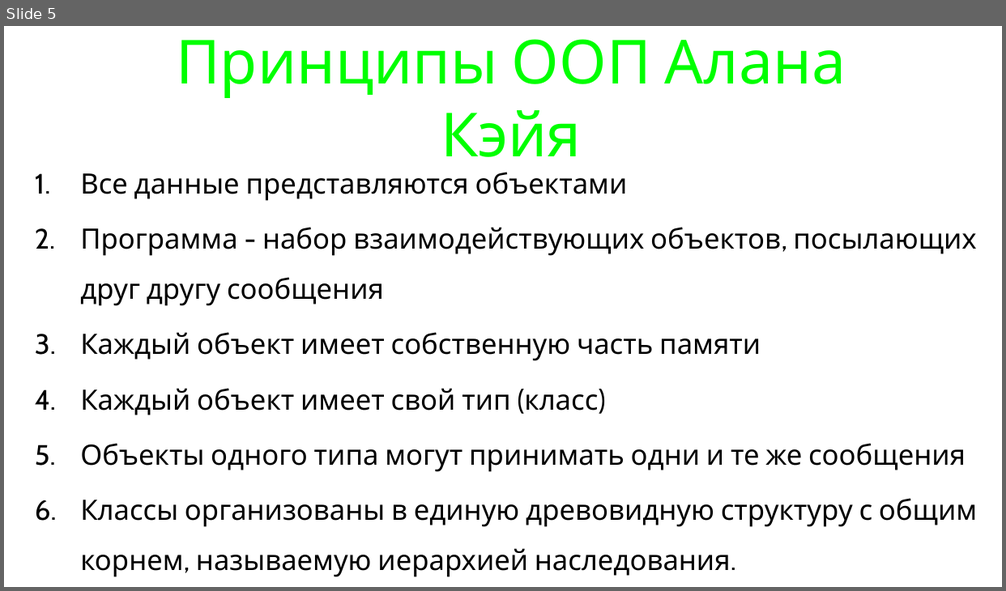
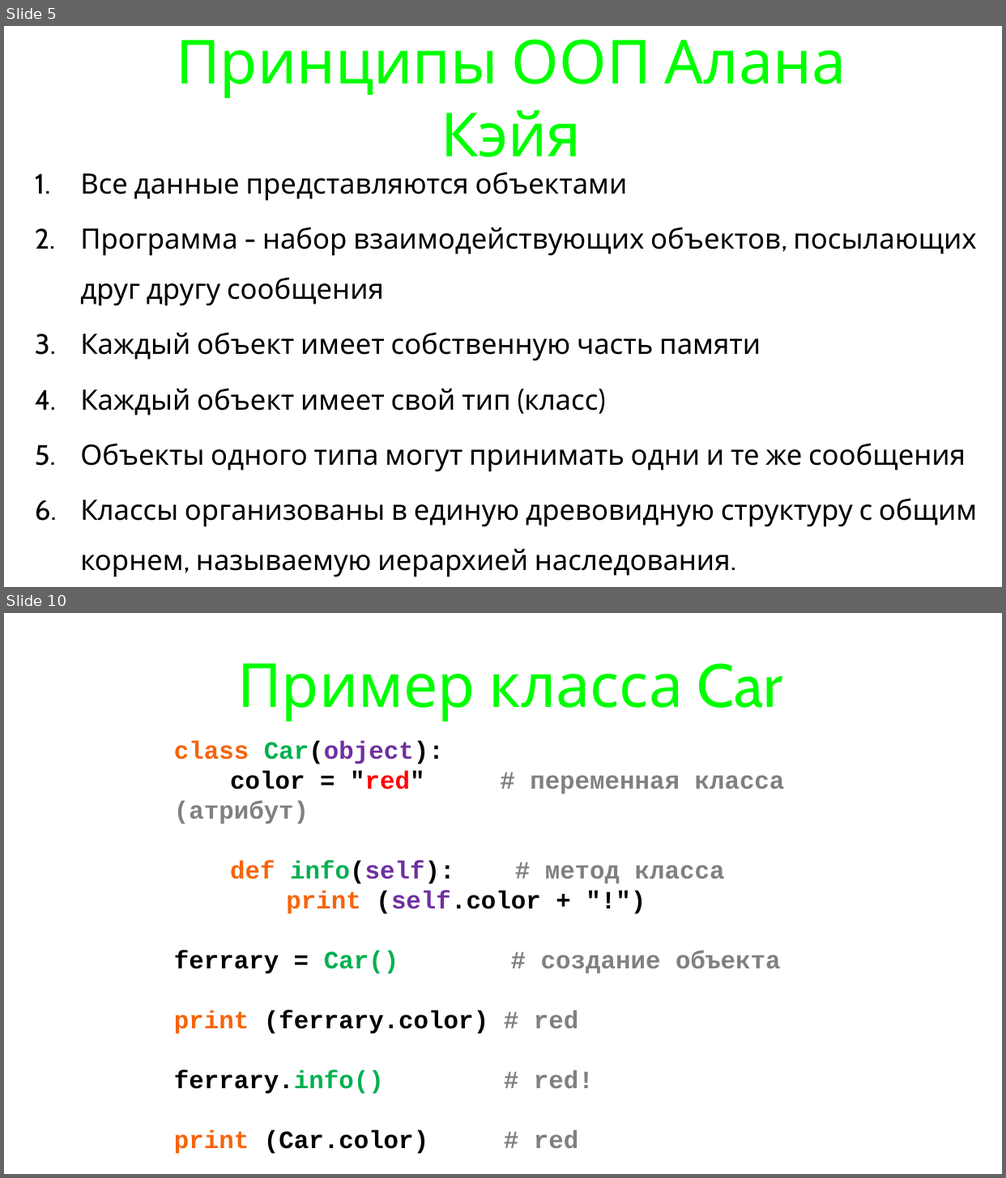
Before and after one commit to maxchv/LearnPython, a slide deck: week08/oop.pptx. Shown one above the other, each under a label of ours: slide 5 before the commit, slides 5 and 10 after it; the slides between them are not shown. The pictures are 1006x591 and 1006x1178 pixels, drawn with LibreOffice and Linux fonts; fonts in the diff are those of the drawing. Boxes give left, top, right and bottom in pixels: in the first picture for what was removed or moved away, otherwise in the second. Text is boxed around its words. In the diff, an @@ line names an element or a change of style, - is before the commit and + after.

```diff
--- a/week08/oop.pptx
+++ b/week08/oop.pptx
@@ slide 10 added at (4, 613, 1002, 1174), background #FFFFFF @@
@@ title added at (237, 663, 782, 722), 78 pt, text #00FF00 @@
+Пример класса Car
@@ text added at (174, 741, 785, 1154), 32 pt, text #000000, bold @@
+class Car(object):
+color = "red" # переменная класса (атрибут)
+def info(self): # метод класса
+print (self.color + "!")
+ferrary = Car() # создание объекта
+print (ferrary.color) # red
+ferrary.info() # red!
+print (Car.color) # red
```
Also in this commit, not shown: 2 slides changed, 24 other slides added, 1 slide removed, 2 other files.
